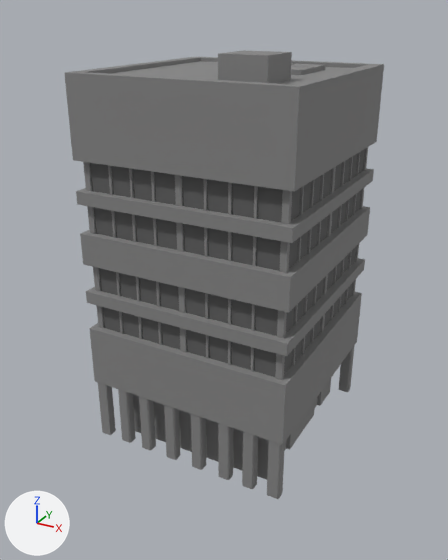
What one commit did to the FBX model Assets/Meshes/Building_A.FBX.
Both versions are drawn from a camera (50 mm lens) standing at (1.3, -2.46, 1.97) and looking at (-0.02, -0.07, 0.78). The lights are fixed; the arrows at lower left show +X, +Y and +Z. Where no turn or scale is listed for an object, it has been applied to the vertices.

Objects in the first picture: 'Building_A'.
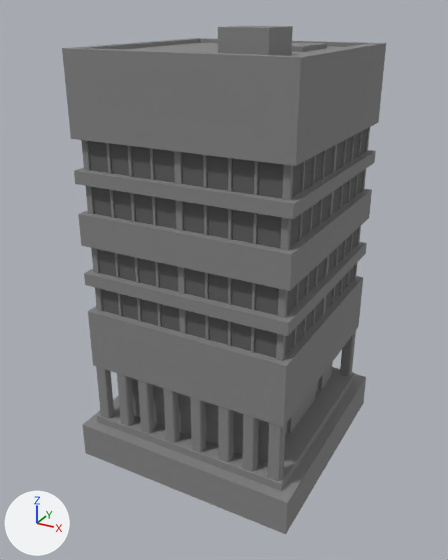
What differs and where, as boxes [x1, y1, x2, y2] in the pictures (448 x 560 px; the box of a moved part takes in the faces that stretch with it):
'Building_A', reshaped (13% taller)
    before: [64, 50, 384, 499]
    after: [62, 26, 386, 534]
part 1 of me_mesh, moved or reshaped
    before: [64, 57, 384, 480]
    after: [62, 38, 386, 445]
part 2 of me_mesh, moved or reshaped
    before: [191, 414, 206, 470]
    after: [190, 397, 206, 453]
part 3 of me_mesh, moved or reshaped
    before: [267, 440, 285, 499]
    after: [267, 423, 286, 481]
part 4 of me_mesh, moved or reshaped
    before: [218, 423, 233, 480]
    after: [218, 406, 234, 463]
part 5 of me_mesh, moved or reshaped
    before: [242, 432, 258, 489]
    after: [242, 414, 259, 472]
part 6 of me_mesh, moved or reshaped
    before: [98, 383, 116, 435]
    after: [96, 367, 114, 419]
part 7 of me_mesh, moved or reshaped
    before: [118, 389, 136, 443]
    after: [117, 373, 134, 426]
part 8 of me_mesh, moved or reshaped
    before: [164, 405, 180, 460]
    after: [163, 388, 180, 443]
part 9 of me_mesh, moved or reshaped
    before: [139, 397, 156, 450]
    after: [138, 380, 155, 434]
part 10 of me_mesh, moved or reshaped
    before: [339, 347, 354, 392]
    after: [340, 331, 356, 377]
part 11 of me_mesh, moved or reshaped
    before: [218, 50, 292, 83]
    after: [218, 26, 293, 56]
part 12 of me_mesh, moved or reshaped
    before: [291, 66, 314, 75]
    after: [292, 44, 315, 52]
part 13 of me_mesh, moved or reshaped
    before: [291, 64, 326, 72]
    after: [292, 43, 327, 50]
part 14 of me_mesh, added
    after: [82, 367, 366, 534]

Patch to the scene script:
```diff
--- a/Assets/Meshes/Building_A.FBX.py
+++ b/Assets/Meshes/Building_A.FBX.py
@@ me_mesh @@
 # used by ob_building_a; location = (0.0, 0.0, 0.0)
-me_mesh.from_pydata(...)  # 1529 vertices, 1633 faces; spans x -0.5..0.5, y -0.5..0.5, z 0.0..1.82
+me_mesh.from_pydata(...)  # 1545 vertices, 1646 faces; spans x -0.56..0.56, y -0.56..0.56, z -0.12..1.91
+# me_mesh part 1: the loose piece of 1241 vertices spanning x -0.5..0.5, y -0.5..0.5, z 0.0..1.74 is moved by (0.0, 0.0, 0.09)
+# me_mesh part 2: the loose piece of 16 vertices spanning x 0.04..0.1, y -0.5..-0.45, z 0.0..0.3 is moved by (0.0, 0.0, 0.09)
+# me_mesh part 3: the loose piece of 14 vertices spanning x 0.43..0.49, y -0.5..-0.45, z 0.0..0.3 is moved by (0.0, 0.0, 0.09)
+# me_mesh part 4: the loose piece of 16 vertices spanning x 0.19..0.24, y -0.5..-0.45, z 0.0..0.3 is moved by (0.0, 0.0, 0.09)
+# me_mesh part 5: the loose piece of 16 vertices spanning x 0.31..0.37, y -0.5..-0.45, z 0.0..0.3 is moved by (0.0, 0.0, 0.09)
+# me_mesh part 6: the loose piece of 14 vertices spanning x -0.49..-0.43, y -0.5..-0.45, z 0.0..0.3 is moved by (0.0, 0.0, 0.09)
+# me_mesh part 7: the loose piece of 16 vertices spanning x -0.37..-0.31, y -0.5..-0.45, z 0.0..0.3 is moved by (0.0, 0.0, 0.09)
+# me_mesh part 8: the loose piece of 16 vertices spanning x -0.1..-0.04, y -0.5..-0.45, z 0.0..0.3 is moved by (0.0, 0.0, 0.09)
+# me_mesh part 9: the loose piece of 16 vertices spanning x -0.24..-0.19, y -0.5..-0.45, z 0.0..0.3 is moved by (0.0, 0.0, 0.09)
+# me_mesh part 10: the loose piece of 14 vertices spanning x 0.43..0.49, y 0.45..0.5, z 0.0..0.3 is moved by (0.0, 0.0, 0.09)
+# me_mesh part 11: the loose piece of 8 vertices spanning x 0.12..0.32, y -0.36..-0.16, z 1.68..1.82 is moved by (0.0, 0.0, 0.09)
+# me_mesh part 12: the loose piece of 8 vertices spanning x 0.15..0.29, y 0.03..0.17, z 1.69..1.74 is moved by (0.0, 0.0, 0.09)
+# me_mesh part 13: the loose piece of 8 vertices spanning x 0.15..0.29, y 0.18..0.31, z 1.69..1.74 is moved by (0.0, 0.0, 0.09)
+# me_mesh part 14: a new loose piece of 16 vertices spanning x -0.56..0.56, y -0.56..0.56, z -0.12..0.1, in mat_building_a (grey #858585)
 me_mesh.materials.append(mat_building_a)
```
